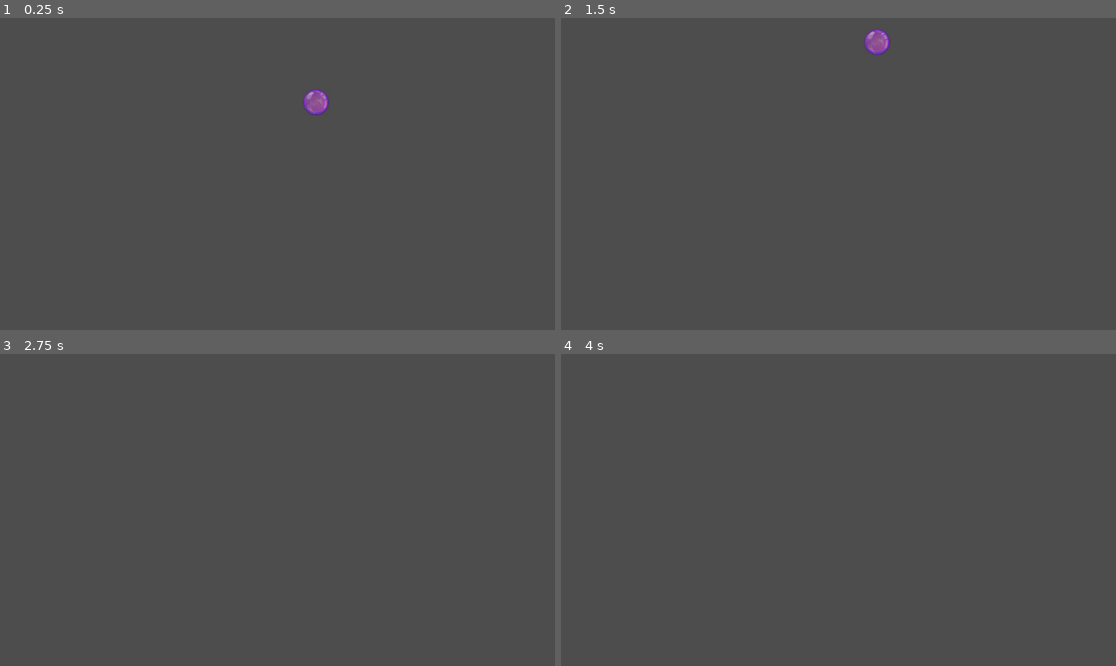
Above: before the commit, frames 1-4 (two rows, left to right).
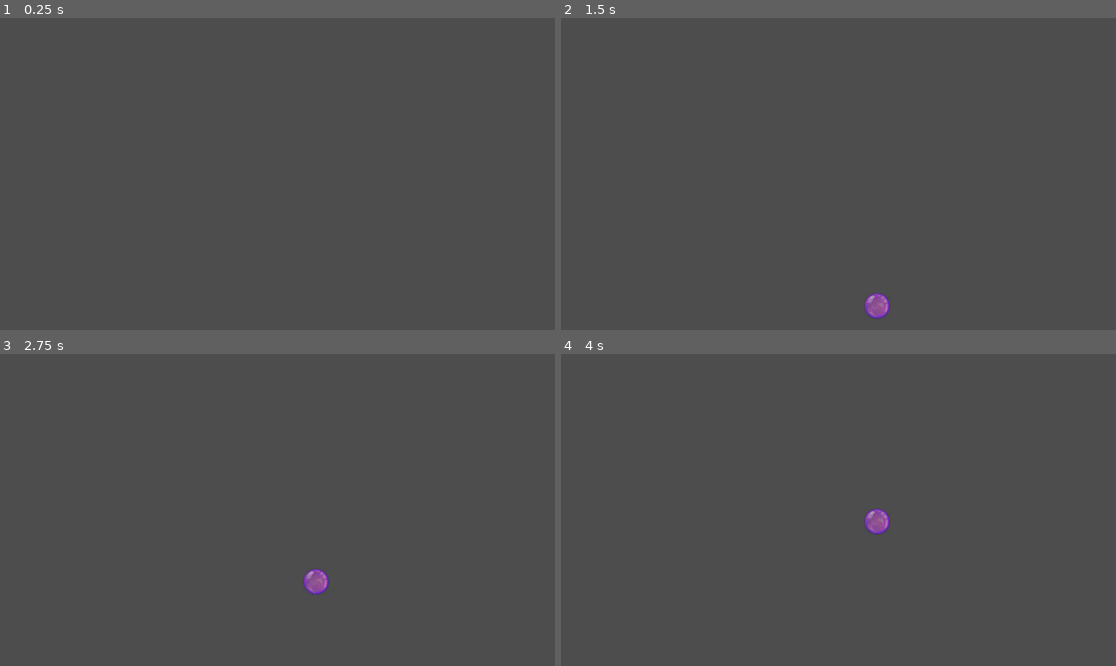
Above: after the commit, the same moments.

Repository: iluvsugargliders/bubble-pop
Game: Godot game, scene res://Main/Main.tscn
Same seed, same stepped clock (60 frames per second), same inputs: the game is played once before the commit and once after it.
Inputs:
- Up to frame 1 (0.25 s): no input
- Up to frame 2 (1.5 s): no input
- Up to frame 3 (2.75 s): no input
- Up to frame 4 (4 s): no input

The runs differ from the first frame. In frame 1, 0.3% of the frame differs, in the area x 54-60%, y 22-32%; in frame 2, 0.6%, in the area x 54-60%, y 3-97%; in frame 3, 0.3%; in frame 4, 0.3%.

Commit message:
Added random spawning position below visible y axis

Diff:
--- a/Code/Main/Main.gd
+++ b/Code/Main/Main.gd
@@ -5,7 +5,7 @@
 
 func spawnBubble():
 	var bubble_instance = BUBBLE.instantiate()
-	bubble_instance.position = Vector2(randi_range(0, get_viewport().size.x), 200)
+	bubble_instance.position = Vector2(randi_range(0, get_viewport().size.x), get_viewport().size.y + 100)
 	add_child(bubble_instance)
 
 # Called when the node enters the scene tree for the first time.
